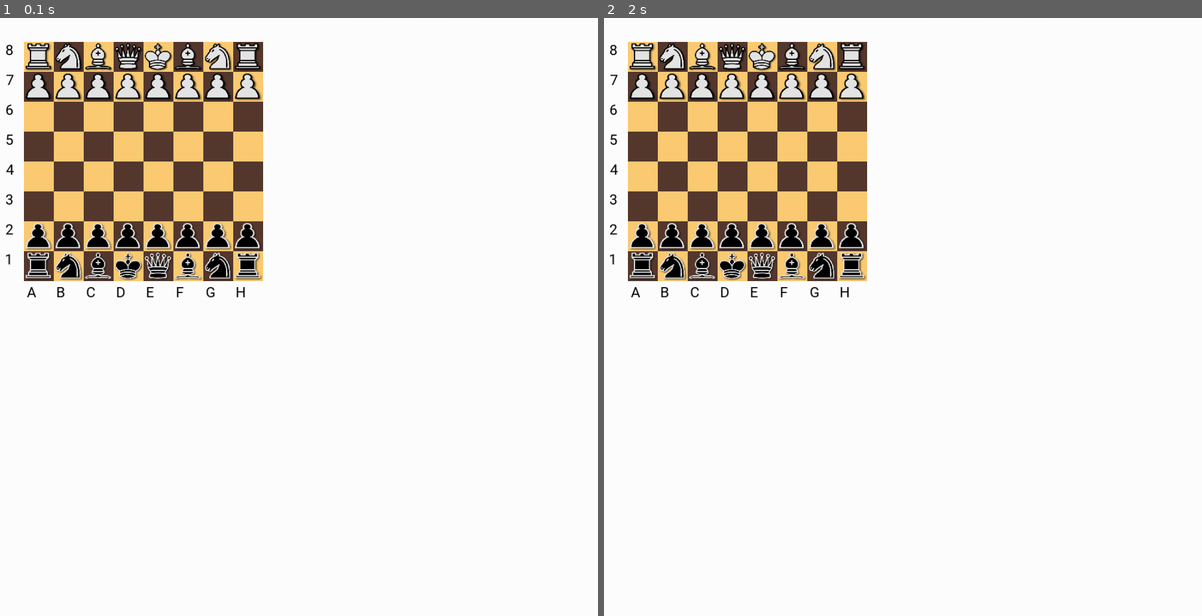
Above: before the commit, frames 1-2 (left to right).
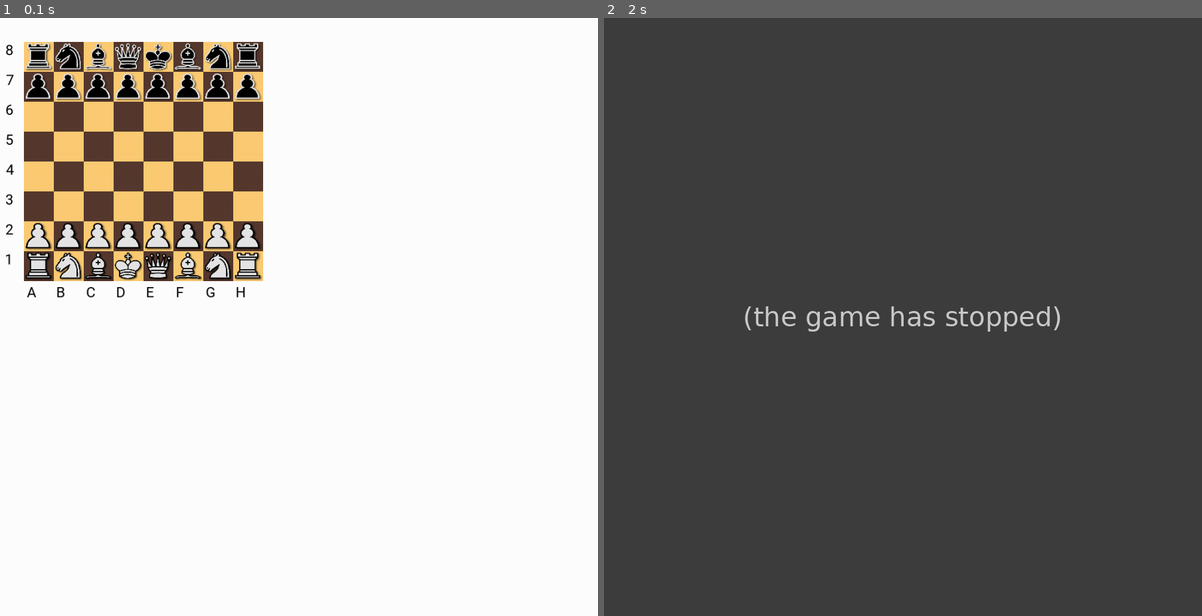
Above: after the commit, the same moments.

Repository: icebox20/wec2020
Game: pygame game, started from game/frontend.py
Same seed, same stepped clock (60 frames per second), same inputs: the game is played once before the commit and once after it.
Inputs (mouse positions are in pixels of both pictures, inside the frame that each line leads up to):
- Up to frame 1 (0.1 s): no input
- Up to frame 2 (2 s): click (681, 257) at 0.95 s; click (831, 275) at 1.85 s

The runs differ from the first frame. In frame 1, 3.8% of the frame differs, in the area x 4-44%, y 4-44%; in frame 2, 96%, in the area x 0-100%, y 0-100%.
Error after the commit: IndexError: list index out of range (ChessEngine.py line 87); the game stopped at 1.85 s (later frames are placeholders)

Commit message:
fixed frontend

Diff:
--- a/game/frontend.py
+++ b/game/frontend.py
@@ -29,7 +29,7 @@
 
 
 def coords_to_notation(coords):
-    return int(((coords[0] - 50) /(50))), int(size - ((coords[1] - 50) /(50)))
+    return int(((coords[1] - 50) /(50))), int(((coords[0] - 50) /(50)))
 
 
 def notation_to_coords(notation):
@@ -81,12 +81,13 @@
             if piece == "--":
                 pass
             else:
-                screen.blit(IMAGES[piece], pygame.Rect(notation_to_coords(j + 1), notation_to_coords(i + 1), 50, 50))
+                screen.blit(IMAGES[piece], pygame.Rect(notation_to_coords(size - (j)), notation_to_coords(size - (i)), 50, 50))
 
 
 def move_piece(start, end):
     print("Move", start, end)
-    ChessEngine.Move(start,end,game.board[0])
+    move = ChessEngine.Move(start,end,game.board[0])
+    game.makeMove(move)
 
 
 size = 8
@@ -95,7 +96,7 @@
 firstClick = ()
 secondClick = ()
 
-sizeToBoard = {8: 0, 10: 1, 12: 2}
+sizeToBoard = {8: 0, 10: 1, 12: 2, 14:3, 16:4}
 
 game = ChessEngine.GameState()
 
@@ -116,6 +117,7 @@
                 secondClick = location
                 print("Second:", coords_to_notation(secondClick))
                 move_piece(coords_to_notation(firstClick), coords_to_notation(secondClick))
+                print(game.board[0])
                 firstClick = ()
 
     screen.fill((255, 255, 255))
